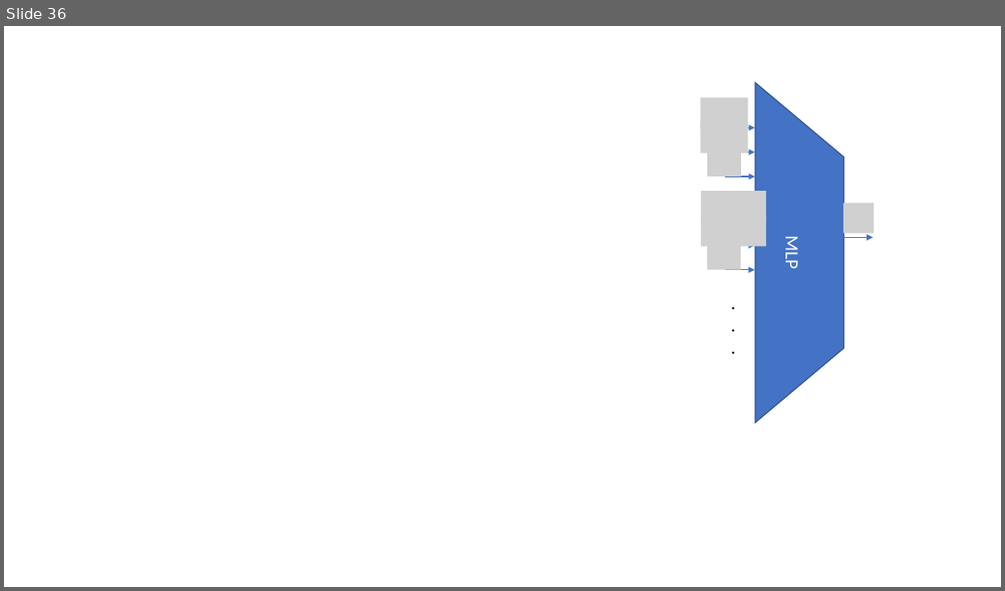
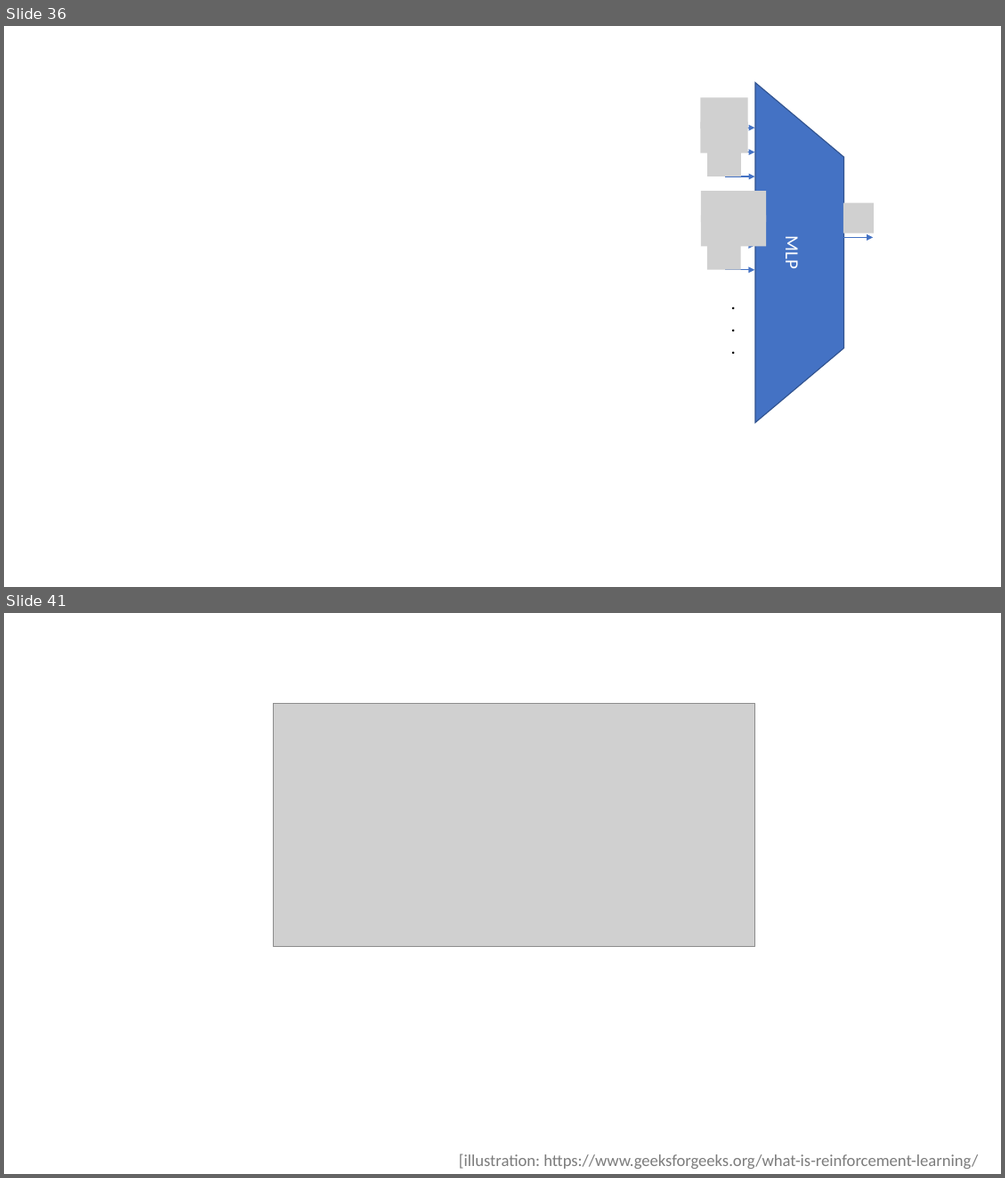
Before and after one commit to jolindien-git/jolindien-git.github.io, a slide deck: Intelligence Artificielle et Analyse de donnees.pptx. Shown one above the other, each under a label of ours: slide 36 before the commit, slides 36 and 41 after it; the slides between them are not shown. The pictures are 1005x591 and 1005x1178 pixels, drawn with LibreOffice and Linux fonts; fonts in the diff are those of the drawing; grey boxes stand for pictures. Boxes give left, top, right and bottom in pixels: in the first picture for what was removed or moved away, otherwise in the second. Text is boxed around its words. In the diff, an @@ line names an element or a change of style, - is before the commit and + after.

```diff
--- a/Intelligence Artificielle et Analyse de donnees.pptx
+++ b/Intelligence Artificielle et Analyse de donnees.pptx
@@ slide 41 added at box(4, 613, 1001, 1174), background #FFFFFF @@
@@ picture added at box(273, 704, 755, 947) @@
@@ text added at box(459, 1153, 978, 1168), 16 pt, text #7C7C7C @@
+[illustration: https://www.geeksforgeeks.org/what-is-reinforcement-learning/
```
Also in this commit, not shown: 8 slides changed, 4 other slides added, 3 slides removed.
